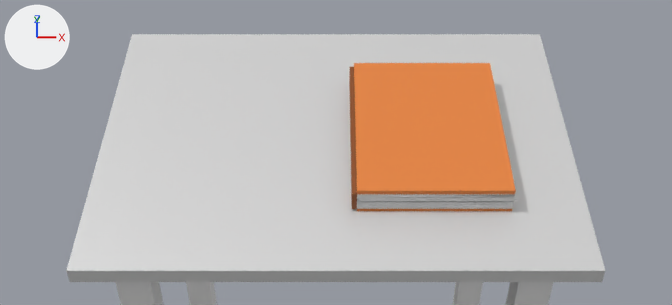
An edit to the Blender file Resource/Clear.blend, drawn before and after from the same camera.
Before and after are seen from the file's camera 'カメラ'. Lighting does not change. The marker at upper left points along +X, +Y and +Z.

The scene before the commit, as lines of its bpy script (objects in view):
```python
ob_立方体 = bpy.data.objects.new('立方体', me_立方体_002)
ob_立方体.location = (0.294, 0.0, 0.996)
ob_立方体.rotation_euler = (0.0, 1.571, 0.0)  # degrees (0, 90, 0)
ob_立方体.scale = (0.1, 1.0, 0.025)
ob_立方体_001 = bpy.data.objects.new('立方体.001', me_立方体_013)
ob_立方体_001.location = (0.319, 0.0, 0.896)
ob_立方体_001.scale = (0.75, 1.0, 0.025)
ob_立方体_002 = bpy.data.objects.new('立方体.002', me_立方体_014)
ob_立方体_002.location = (0.319, 0.0, 1.096)
ob_立方体_002.rotation_euler = (0.0, 3.142, 0.0)  # degrees (0, 180, 0)
ob_立方体_002.scale = (0.75, 1.0, 0.025)
ob_立方体_003 = bpy.data.objects.new('立方体.003', me_立方体_015)
ob_立方体_003.location = (0.316, 0.0, 1.033)
ob_立方体_003.rotation_euler = (0.0, 3.142, 0.0)  # degrees (0, 180, 0)
ob_立方体_003.scale = (0.75, 1.0, 0.00862)
ob_立方体_004 = bpy.data.objects.new('立方体.004', me_立方体_016)
ob_立方体_004.location = (0.319, 0.0, 1.053)
ob_立方体_004.rotation_euler = (0.0, 3.132, 0.0)  # degrees (0, 179, 0)
ob_立方体_004.scale = (0.75, 1.0, 0.00862)
ob_立方体_005 = bpy.data.objects.new('立方体.005', me_立方体_017)
ob_立方体_005.location = (0.319, 0.0, 1.075)
ob_立方体_005.rotation_euler = (0.0, 3.142, 0.0)  # degrees (0, 180, 0)
ob_立方体_005.scale = (0.75, 1.0, 0.00862)
ob_立方体_006 = bpy.data.objects.new('立方体.006', me_立方体_018)
ob_立方体_006.location = (0.352, 0.0, 1.01)
ob_立方体_006.rotation_euler = (0.0, 3.142, 0.0)  # degrees (0, 180, 0)
ob_立方体_006.scale = (0.75, 1.0, 0.00862)
ob_立方体_007 = bpy.data.objects.new('立方体.007', me_立方体_019)
ob_立方体_007.location = (0.315, 0.0, 0.981)
ob_立方体_007.scale = (0.75, 1.0, 0.00798)
ob_立方体_013 = bpy.data.objects.new('立方体.013', me_立方体_025)
ob_立方体_013.location = (0.118, 0.093, 0.788)
ob_立方体_013.scale = (2.44, 1.84, 0.0801)
# also in view: '立方体.016' at (2.07, 1.53, -1.61); '立方体.014' at (-1.86, -1.28, -1.61); '立方体.010' at (1.07, 0.0, 0.93); '立方体.015' at (2.07, -1.28, -1.61); '立方体.017' at (-1.87, 1.53, -1.61)
```
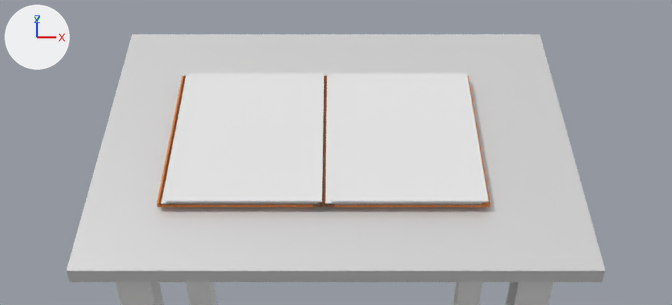
The change, as a list of edits to the scene's bpy script:
```text
Change ob_立方体:
    ob_立方体.rotation_euler: (0.0, 1.571, 0.0) -> (0.0, 0.0, 0.0)  # degrees (0, 90, 0) -> degrees (0, 0, 0)
    ob_立方体.location: (0.294, 0.0, 0.996) -> (0.0, 0.0, 0.945)
Change ob_立方体_001:
    ob_立方体_001.location: (0.319, 0.0, 0.896) -> (0.1, 0.0, 0.97)
Change ob_立方体_002:
    ob_立方体_002.rotation_euler: (0.0, 3.142, 0.0) -> (0.0, 0.0, 0.0)  # degrees (0, 180, 0) -> degrees (0, 0, 0)
    ob_立方体_002.location: (0.319, 0.0, 1.096) -> (-0.1, 0.0, 0.97)
Change ob_立方体_003:
    ob_立方体_003.rotation_euler: (0.0, 3.142, 0.0) -> (0.0, 0.0, 0.0)  # degrees (0, 180, 0) -> degrees (0, 0, 0)
    ob_立方体_003.location: (0.316, 0.0, 1.033) -> (-0.038, 0.0, 0.968)
Change ob_立方体_004:
    ob_立方体_004.rotation_euler: (0.0, 3.132, 0.0) -> (0.0, 0.0, 0.0)  # degrees (0, 179, 0) -> degrees (0, 0, 0)
    ob_立方体_004.location: (0.319, 0.0, 1.053) -> (-0.058, 0.0, 0.971)
Change ob_立方体_005:
    ob_立方体_005.rotation_euler: (0.0, 3.142, 0.0) -> (0.0, 0.0, 0.0)  # degrees (0, 180, 0) -> degrees (0, 0, 0)
    ob_立方体_005.location: (0.319, 0.0, 1.075) -> (-0.08, 0.0, 0.97)
Change ob_立方体_006:
    ob_立方体_006.rotation_euler: (0.0, 3.142, 0.0) -> (0.0, 0.0, 0.0)  # degrees (0, 180, 0) -> degrees (0, 0, 0)
    ob_立方体_006.location: (0.352, 0.0, 1.01) -> (-0.015, 0.0, 1.004)
Change ob_立方体_007:
    ob_立方体_007.location: (0.315, 0.0, 0.981) -> (0.014, 0.0, 0.967)
Change ob_立方体_008:
    ob_立方体_008.location: (0.319, 0.0, 0.917) -> (0.079, 0.0, 1.003)
Change ob_立方体_009:
    ob_立方体_009.location: (0.314, 0.0, 1.01) -> (-0.014, 0.0, 0.965)
Change ob_立方体_010:
    ob_立方体_010.location: (0.319, 0.0, 0.94) -> (0.017, 0.0, 0.979)
Change ob_立方体_011:
    ob_立方体_011.location: (0.317, 0.0, 0.958) -> (0.037, 0.0, 0.969)
Change ob_立方体_012:
    ob_立方体_012.location: (0.317, 0.0, 1.003) -> (-0.007, 0.0, 0.969)
```

Changed parts and their boxes (x1, y1, x2, y2) in the pictures (672 x 305 px):
'立方体.002', moved, turned: before (354, 63, 516, 194); after (157, 76, 313, 207)
'立方体.006', moved, turned: before (360, 75, 518, 201); after (165, 73, 324, 202)
'立方体.008', moved: before (357, 207, 513, 209); after (332, 73, 489, 202)
'立方体', moved, turned: before (349, 67, 357, 209); after (313, 76, 334, 207)
'立方体.010', moved: before (357, 206, 513, 207); after (325, 75, 482, 204)
'立方体.004', moved, turned: before (357, 195, 512, 197); after (161, 76, 318, 205)
'立方体.001', moved: before (357, 209, 512, 211); after (334, 76, 491, 207)
'立方体.005', moved, turned: before (357, 194, 515, 196); after (161, 117, 309, 205)
'立方体.003', moved, turned: before (357, 196, 514, 199); after (166, 204, 310, 205)
'立方体.007', moved: before (357, 202, 513, 204); after (333, 204, 481, 205)
'立方体.011', moved (not visible afterwards): before (357, 204, 513, 206)
'立方体.012', moved (not visible afterwards): before (357, 201, 514, 202)
'立方体.009', moved (not visible before): after (329, 204, 479, 205)
